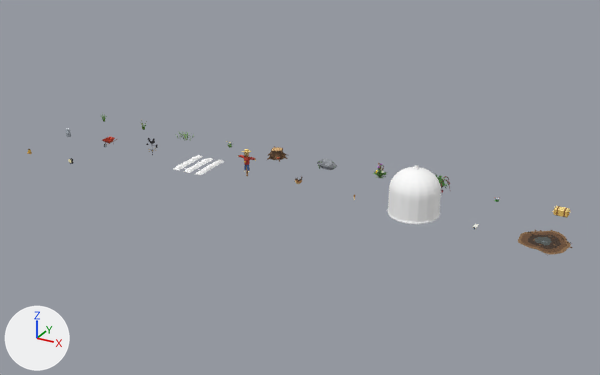
The glTF model art/props/FarmHeistProps.glb, before and after one commit.
The view is the same before and after, from a camera (50 mm lens) standing at (154.5, -167.1, 76.6) and looking at (72.2, -17.6, 1.8). Arrows for +X, +Y and +Z are at lower left; the lights stay in place. The older version comes first.

In view in the first picture: 'Cloche', 'MudPatch' and 9 more.
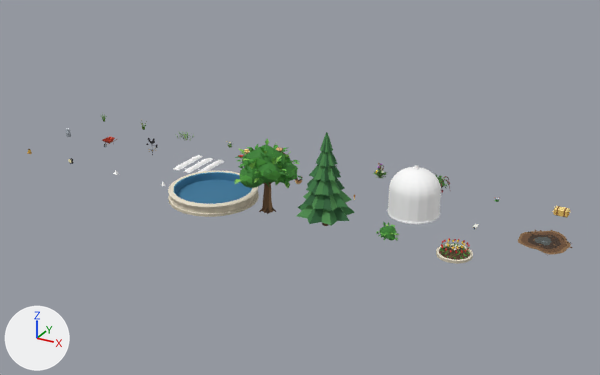
Edits to the bpy script that builds the scene:
```text
Add me_flowerbed:
    me_flowerbed.from_pydata(...)  # 1218 vertices, 1576 faces; spans x -3.5..3.5, y -3.5..3.5, z 0.0..2.65
    me_flowerbed.materials.append(mat_proppalette)  # picture img_proppalette
Add me_bush:
    me_bush.from_pydata(...)  # 366 vertices, 432 faces; spans x -2.4..2.51, y -2.48..2.33, z 0.01..3.44
    me_bush.materials.append(mat_proppalette)  # picture img_proppalette
Add me_pinetree:
    me_pinetree.from_pydata(...)  # 354 vertices, 672 faces; spans x -6.2..6.2, y -6.6..5.7, z -0.2..20.5
    me_pinetree.materials.append(mat_proppalette)  # picture img_proppalette
Add me_oaktree:
    me_oaktree.from_pydata(...)  # 1258 vertices, 1445 faces; spans x -7.6..7.2, y -8.0..8.1, z -0.2..16.0
    me_oaktree.materials.append(mat_proppalette)  # picture img_proppalette
Add me_fountainbasin:
    me_fountainbasin.from_pydata(...)  # 442 vertices, 880 faces; spans x -10.0..10.0, y -10.0..10.0, z 0.0..2.5
    me_fountainbasin.materials.append(mat_proppalette)  # picture img_proppalette
Add ob_flowerbed:
    ob_flowerbed = bpy.data.objects.new('FlowerBed', me_flowerbed)
    ob_flowerbed.location = (112.0, -28.0, 0.0)
Add ob_bush:
    ob_bush = bpy.data.objects.new('Bush', me_bush)
    ob_bush.location = (98.0, -28.0, 0.0)
Add ob_pinetree:
    ob_pinetree = bpy.data.objects.new('PineTree', me_pinetree)
    ob_pinetree.location = (84.0, -28.0, 0.0)
Add ob_oaktree:
    ob_oaktree = bpy.data.objects.new('OakTree', me_oaktree)
    ob_oaktree.location = (70.0, -28.0, 0.0)
Add ob_fountainbasin:
    ob_fountainbasin = bpy.data.objects.new('FountainBasin', me_fountainbasin)
    ob_fountainbasin.location = (56.0, -28.0, 0.0)
```

Location of each change, (x1, y1, x2, y2) in pixels of the pictures (600 x 375 px):
'FountainBasin', added
    after: (168, 170, 259, 217)
'PineTree', added (green)
    after: (297, 132, 355, 226)
'OakTree', added (green)
    after: (234, 139, 303, 214)
'FlowerBed', added
    after: (436, 238, 473, 264)
'Bush', added
    after: (376, 221, 399, 241)
